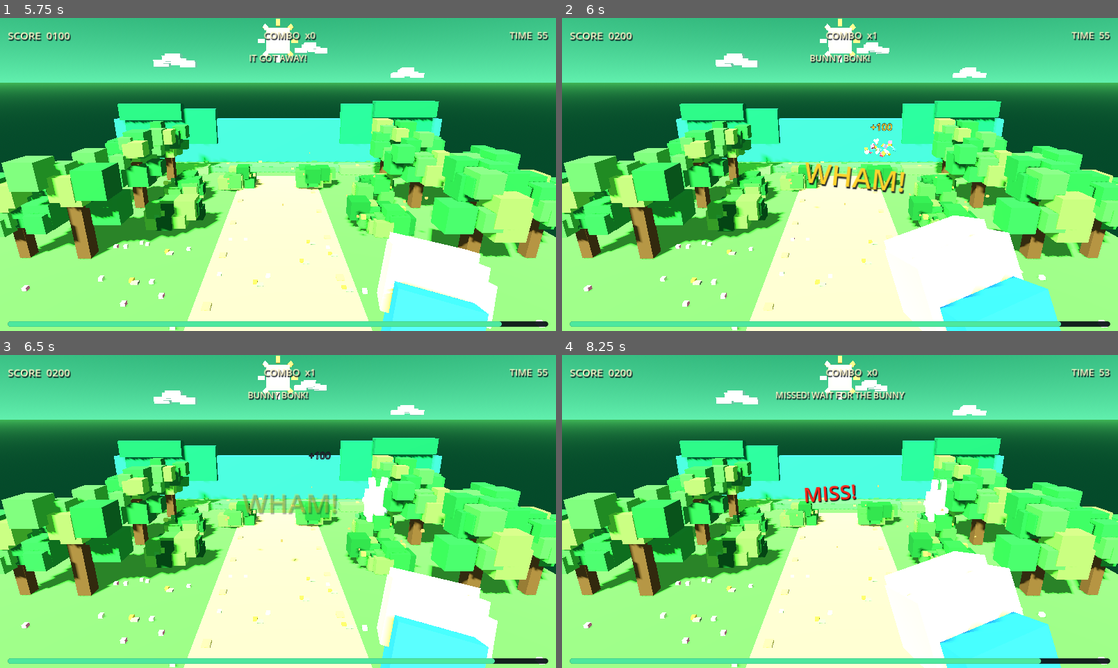
Above: before the commit, frames 1-4 (two rows, left to right).
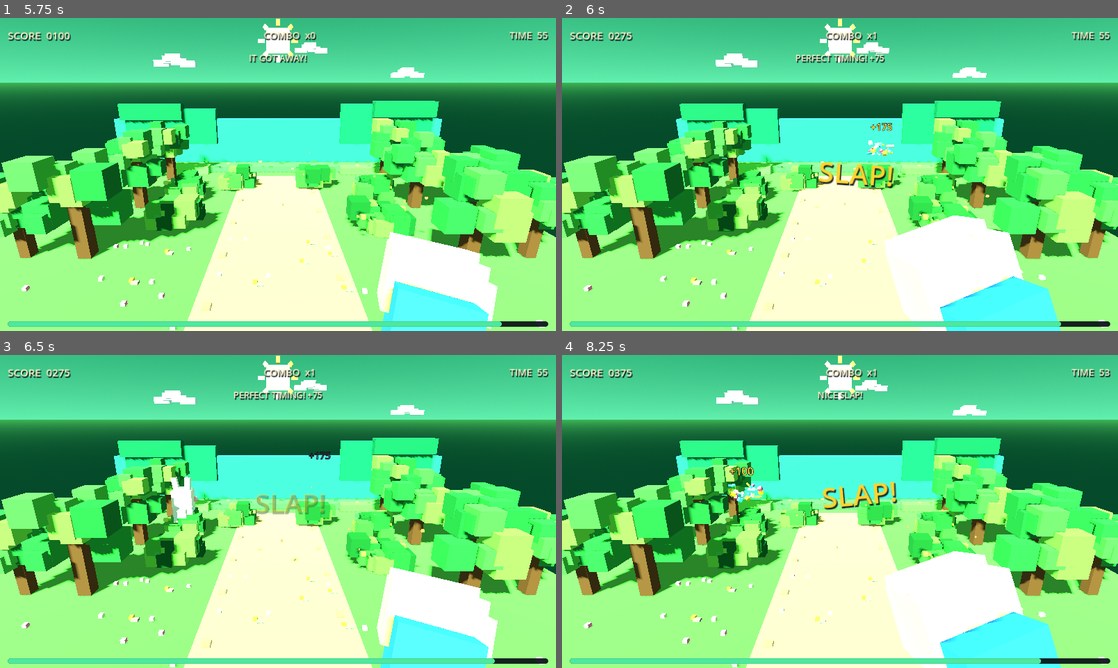
Above: after the commit, the same moments.

Repository: shaquib01/bush-slap
Game: Godot game, scene res://scenes/main.tscn
Two runs of this game, one before a commit and one after it. Both use one fixed random seed, a clock stepped at 60 frames per second and the inputs below.
Inputs (mouse positions are in pixels of both pictures, inside the frame that each line leads up to):
- Up to frame 1 (5.75 s): click "▶ PLAY" at 0.5 s; tap Enter at 1.25, 1.35, 2.85, 4.35 s; move the mouse to (400, 158) at 1.27 s; click (400, 158) at 1.42 s; tap Space at 1.52, 2.27, 3.77, 4.52, 5.27 s; move the mouse to (166, 190) at 2.02 s; tap Keypad Enter at 2.1, 3.6, 5.1 s; click (166, 190) at 2.17 s; move the mouse to (333, 105) at 2.77 s; click (333, 105) at 2.92 s; move the mouse to (250, 237) at 3.52 s; click (250, 237) at 3.67 s; move the mouse to (444, 221) at 4.27 s; click (444, 221) at 4.42 s; move the mouse to (111, 127) at 5.02 s; click (111, 127) at 5.17 s
- Up to frame 2 (6 s): move the mouse to (867, 174) at 5.77 s; tap Enter at 5.85 s; click (867, 174) at 5.92 s
- Up to frame 3 (6.5 s): no input
- Up to frame 4 (8.25 s): move the mouse to (756, 433) at 6.52 s; tap Keypad Enter at 6.6, 8.1 s; click (756, 433) at 6.67 s; tap Space at 6.77, 7.52 s; move the mouse to (962, 495) at 7.27 s; tap Enter at 7.35 s; click (962, 495) at 7.42 s; move the mouse to (728, 527) at 8.02 s; click (728, 527) at 8.17 s

Frame 1 is identical in both runs. In frame 2, 1.7% of the frame differs, in the area x 10-62%, y 4-57%; in frame 3, 2.2%; in frame 4, 2.8%, in the area x 0-100%, y 2-100%.

Commit message:
Port reaction timing and streak bonus scoring into Godot prototype

Diff:
--- a/godot/scripts/main.gd
+++ b/godot/scripts/main.gd
@@ -569,13 +569,26 @@
 	query.collide_with_areas = true
 	var hit := get_world_3d().direct_space_state.intersect_ray(query)
 	if not hit.is_empty() and rabbit and is_instance_valid(rabbit) and hit.collider == rabbit:
+		# Reward quick reactions and sustained streaks, while keeping the core tap mechanic simple.
 		var earned_points := 100 + combo * 15
+		var perfect_timing := rabbit_age <= 0.48
+		if perfect_timing:
+			earned_points += 75
+		combo += 1
+		var streak_bonus := 0
+		if combo > 0 and combo % 5 == 0:
+			streak_bonus = combo * 25
+			earned_points += streak_bonus
 		score += earned_points
-		combo += 1
 		if score > best:
 			best = score
 			_save_best()
-		message_label.text = ["NICE SLAP!", "COMBO!", "BUNNY BONK!", "PERFECT!"][rng.randi_range(0, 3)]
+		if perfect_timing:
+			message_label.text = "PERFECT TIMING! +75"
+		elif streak_bonus > 0:
+			message_label.text = "STREAK BONUS! +%d" % streak_bonus
+		else:
+			message_label.text = ["NICE SLAP!", "COMBO!", "BUNNY BONK!", "CLEAN HIT!"][rng.randi_range(0, 3)]
 		_spawn_voxel_burst(rabbit.position + Vector3(0, 1.25, 0))
 		_spawn_score_popup(rabbit.position + Vector3(0, 2.25, 0), earned_points)
 		_play_hit_feedback()
